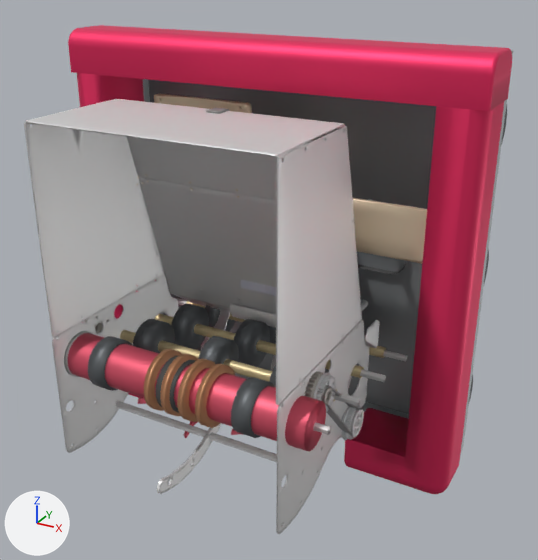
What one commit did to the glTF model models/kitbot.glb.
Before and after are seen from a camera (50 mm lens) standing at (0.806, -1.36, 0.661) and looking at (0.05, 0.014, -0.026). The lights are fixed; the arrows at lower left show +X, +Y and +Z. The first picture is the older version. Vertices at exactly the same position are counted once.

In view in the first picture: 'bumpers', 'chassis', 'deck', 'frame', 'hopper', 'hopper2', 'intake', 'intake2', 'launcher', 'launcher2', 'power' and 1 more.
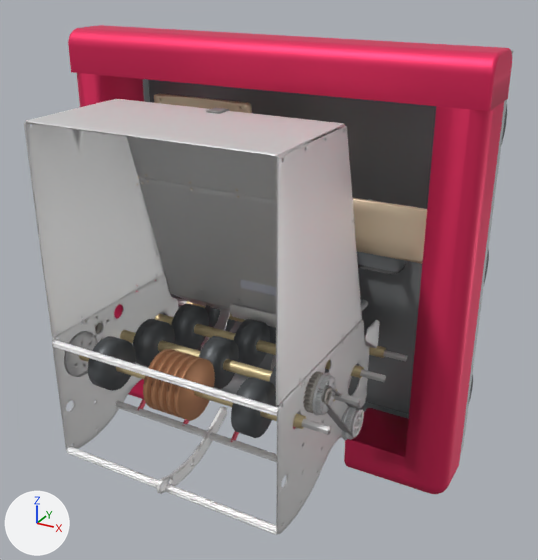
The change, as a list of edits to the scene's bpy script:
```text
Change me_launcher2:
    used by ob_launcher2; location = (0.0, 0.0, 0.0)
    remove me_launcher2.from_pydata(...)  # 10876 vertices, 22224 faces; spans x -0.297..0.311, y -0.344..0.067, z -0.393..-0.096
    add me_launcher2.from_pydata(...)  # 10898 vertices, 22264 faces; spans x -0.295..0.301, y -0.344..0.067, z -0.393..-0.096
    me_launcher2 part 1: a new loose piece, a 14-sided cylinder along x spanning x -0.286..0.286, y -0.293..-0.267, z -0.173..-0.147, in mat_kit
    me_launcher2 part 2: a new loose piece, a 24-sided cylinder along x spanning x -0.045..-0.031, y -0.344..-0.216, z -0.224..-0.096, in mat_kit
    me_launcher2 part 3: a new loose piece, a 24-sided cylinder along x spanning x -0.026..-0.012, y -0.344..-0.216, z -0.224..-0.096, in mat_kit
    me_launcher2 part 4: a new loose piece, a 24-sided cylinder along x spanning x -0.007..0.007, y -0.344..-0.216, z -0.224..-0.096, in mat_kit
    me_launcher2 part 5: a new loose piece, a 24-sided cylinder along x spanning x 0.012..0.026, y -0.344..-0.216, z -0.224..-0.096, in mat_kit
    me_launcher2 part 6: a new loose piece, a 24-sided cylinder along x spanning x 0.031..0.045, y -0.344..-0.216, z -0.224..-0.096, in mat_kit
    me_launcher2 part 7: the loose piece of 58 vertices spanning x -0.297..0.311, y -0.329..-0.231, z -0.209..-0.111 is deleted
    me_launcher2 part 8: the loose piece of 50 vertices spanning x -0.002..0.014, y -0.344..-0.216, z -0.224..-0.096 is deleted
    me_launcher2 part 9: the loose piece of 50 vertices spanning x 0.081..0.098, y -0.344..-0.216, z -0.224..-0.096 is deleted
    me_launcher2 part 10: the loose piece of 50 vertices spanning x -0.044..-0.027, y -0.344..-0.216, z -0.224..-0.096 is deleted
    me_launcher2 part 11: the loose piece of 50 vertices spanning x 0.039..0.056, y -0.344..-0.216, z -0.224..-0.096 is deleted
Add me_frame2:
    me_frame2.from_pydata(...)  # 280 vertices, 560 faces; spans x -0.27..0.27, y -0.357..-0.342, z -0.385..-0.093
    me_frame2.materials.append(mat_kit)
Add ob_frame2:
    ob_frame2 = bpy.data.objects.new('frame2', me_frame2)
    ob_frame2.location = (0.0, 0.0, 0.0)
```

Where the change shows, as pixel boxes [x1, y1, x2, y2] in the pictures (538 x 560 px):
'launcher2', reshaped (12% shorter): before [68, 333, 361, 451]; after [79, 336, 361, 440]
'frame2', added: after [53, 340, 278, 535]
part 1 of me_launcher2, added: after [79, 355, 306, 429]
part 2 of me_launcher2, added (brown): after [143, 349, 175, 410]
part 3 of me_launcher2, added (brown): after [151, 351, 182, 412]
part 4 of me_launcher2, added (brown): after [158, 353, 191, 415]
part 5 of me_launcher2, added (brown): after [166, 355, 199, 417]
part 6 of me_launcher2, added (brown): after [174, 358, 215, 421]
part 7 of me_launcher2, deleted (red): before [68, 333, 326, 451]
part 8 of me_launcher2, deleted (brown): before [160, 354, 198, 416]
part 9 of me_launcher2, deleted (brown): before [195, 363, 235, 428]
part 10 of me_launcher2, deleted (brown): before [144, 349, 182, 411]
part 11 of me_launcher2, deleted (brown): before [177, 359, 216, 422]
